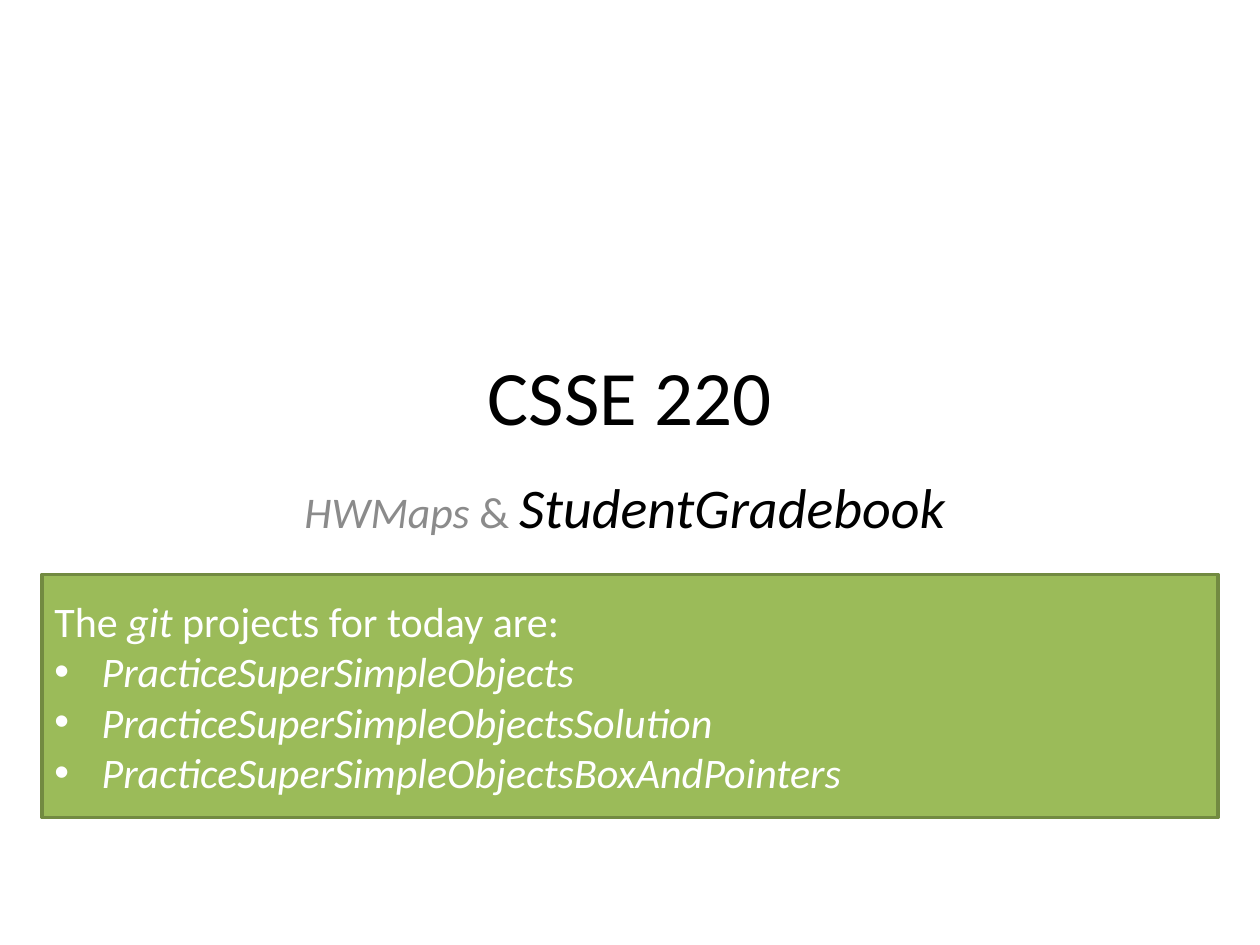
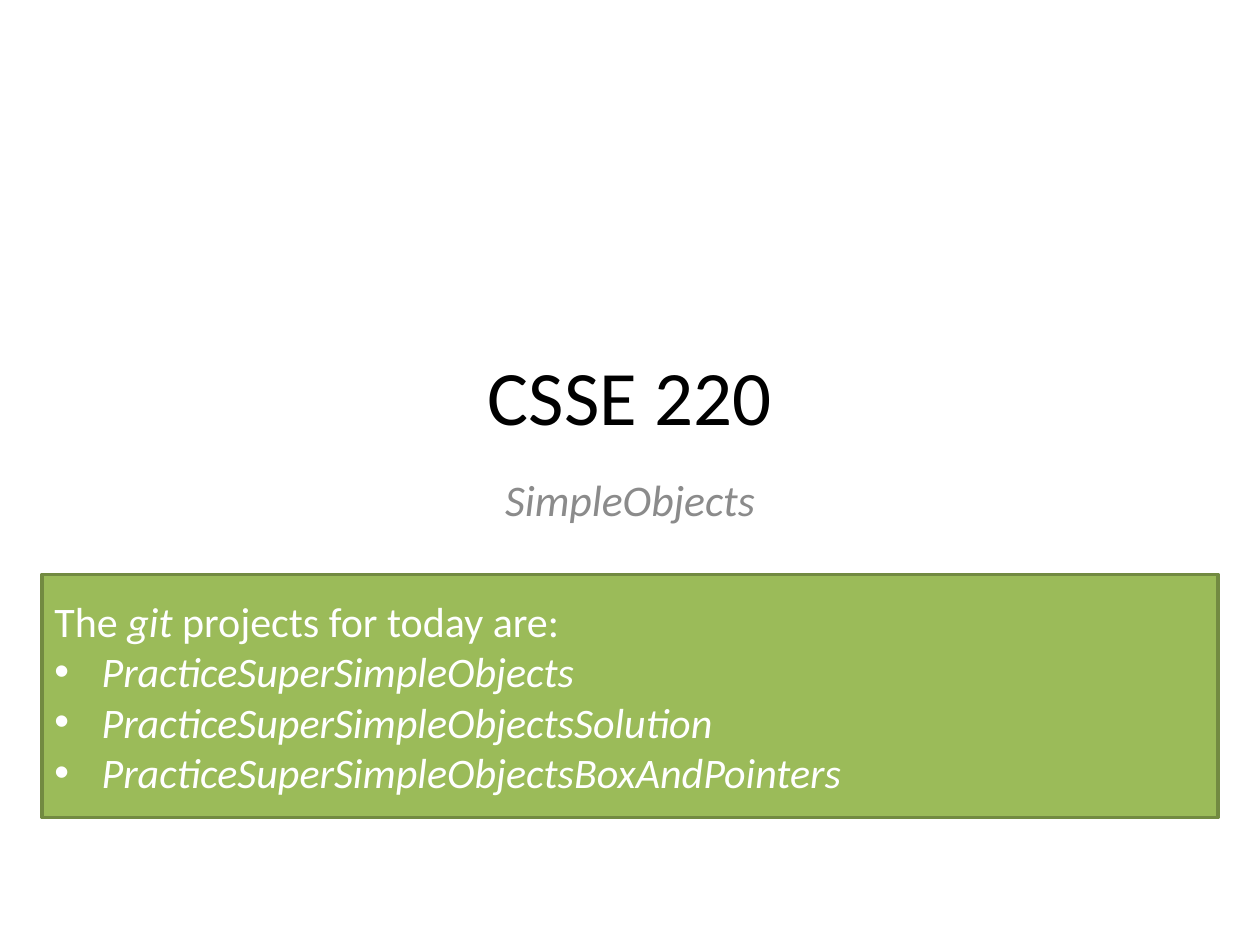
Before and after one commit to RHIT-CSSE/csse220, a slide deck: slide 1 of ClassMaterials/SimpleObjects/Slides/Part1-Help-and-Academic-Integrity.pptx. Drawn at 1260x945 pixels with LibreOffice and Linux fonts; fonts in the diff are those of the drawing. Boxes give left, top, right and bottom in pixels: in the first picture for what was removed or moved away, otherwise in the second. Text is boxed around its words. In the diff, an @@ line names an element or a change of style, - is before the commit and + after.

Commit message:
Update SimpleObjects materials

```diff
--- a/ClassMaterials/SimpleObjects/Slides/Part1-Help-and-Academic-Integrity.pptx
+++ b/ClassMaterials/SimpleObjects/Slides/Part1-Help-and-Academic-Integrity.pptx
@@ subtitle at [505, 485, 755, 524]: text changed; size 32 to 25 pt; text colour #000000 to #8C8C8C @@
-HWMaps & StudentGradebook
+SimpleObjects
```
Also in this commit, not shown: 2 other slides changed, 4 other files.
